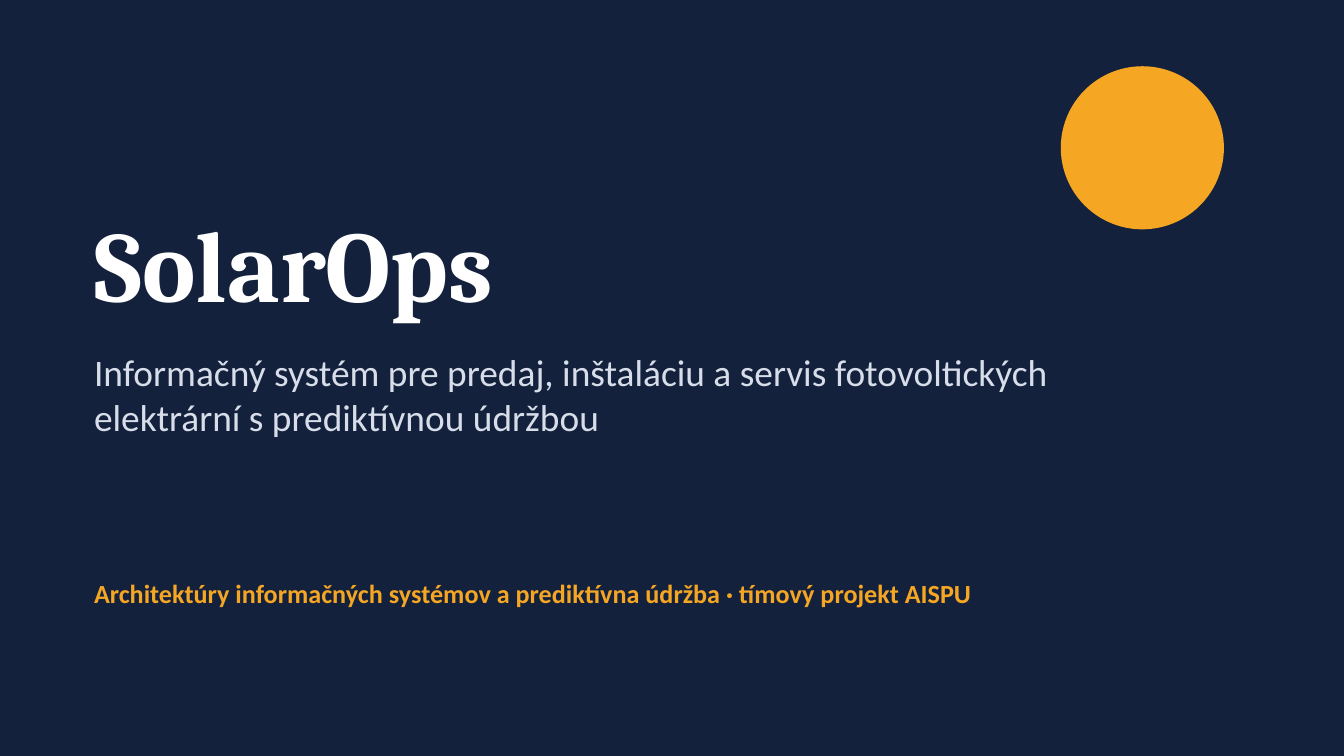
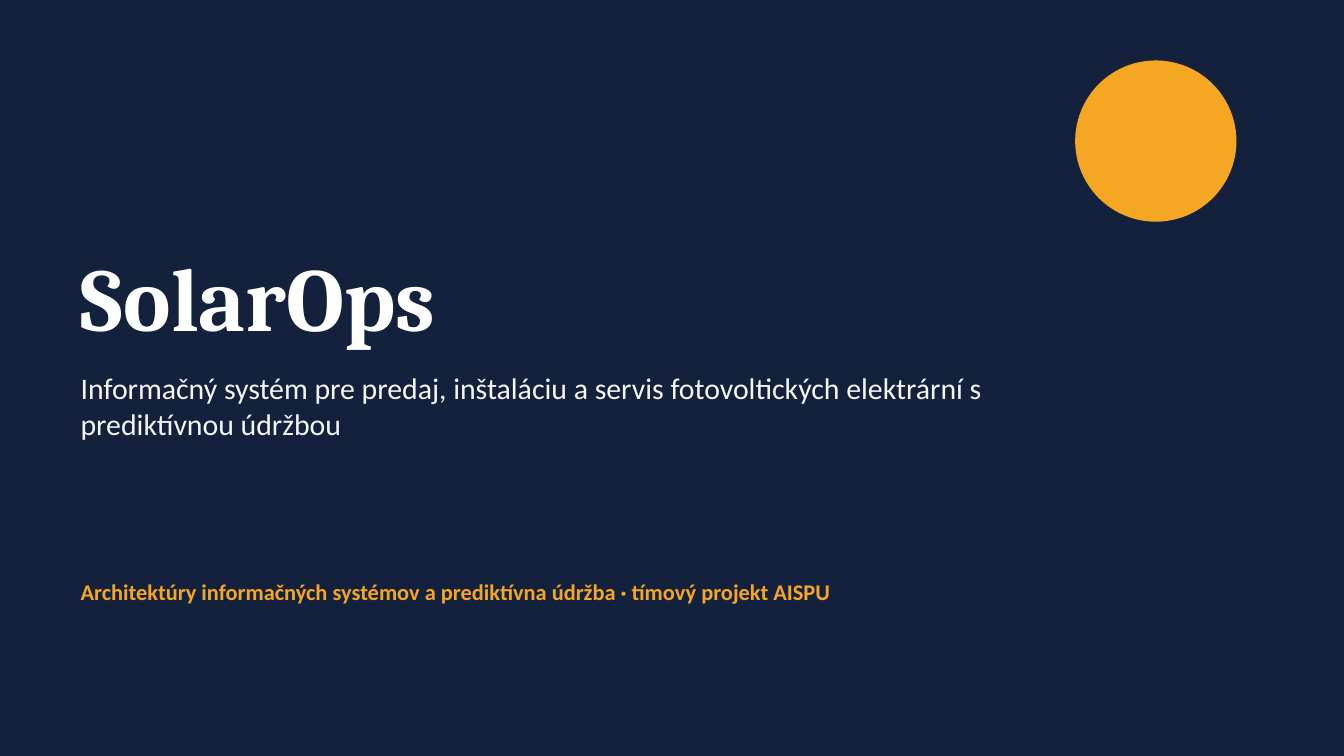
Before and after one commit to takacmichal/AISPU, a slide deck: slide 1 of docs/prezentacia/solarops-prezentacia.pptx. Drawn at 1344x756 pixels with LibreOffice and Linux fonts; fonts in the diff are those of the drawing. Boxes give left, top, right and bottom in pixels: in the first picture for what was removed or moved away, otherwise in the second. Text is boxed around its words. In the diff, an @@ line names an element or a change of style, - is before the commit and + after.

```diff
--- a/docs/prezentacia/solarops-prezentacia.pptx
+++ b/docs/prezentacia/solarops-prezentacia.pptx
@@ ellipse: place and size @@
-ellipse at box(1062, 67, 1223, 228)
+ellipse at box(1075, 60, 1236, 222)
@@ ellipse at box(1075, 60, 1236, 222): outline #F5A623 1 pt to none @@
@@ title "SolarOps": place and size @@
-title "SolarOps" at box(94, 232, 493, 324)
+title "SolarOps" at box(81, 268, 436, 350)
@@ title "SolarOps" at box(81, 268, 436, 350): size 54 to 48 pt; vertical alignment top to bottom @@
@@ text "Informačný systém pre predaj, inštaláciu ...": place and size @@
-text "Informačný systém pre predaj, inštaláciu ..." at box(94, 360, 1047, 437)
+text "Informačný systém pre predaj, inštaláciu ..." at box(81, 378, 982, 440)
@@ text "Informačný systém pre predaj, inštaláciu ..." at box(81, 378, 982, 440): size 20 to 16 pt, text colour #D8DEE9 to #F3F5F9; more space between paragraphs @@
@@ text "Architektúry informačných systémov a prediktívna ...": place and size @@
-text "Architektúry informačných systémov a prediktívna ..." at box(94, 584, 971, 608)
+text "Architektúry informačných systémov a prediktívna ..." at box(81, 584, 830, 604)
@@ text "Architektúry informačných systémov a prediktívna ..." at box(81, 584, 830, 604): size 14 to 12 pt; more space between paragraphs @@
```
Also in this commit, not shown: 2 other slides changed, 11 slides added, 10 slides removed, 2 other files.
